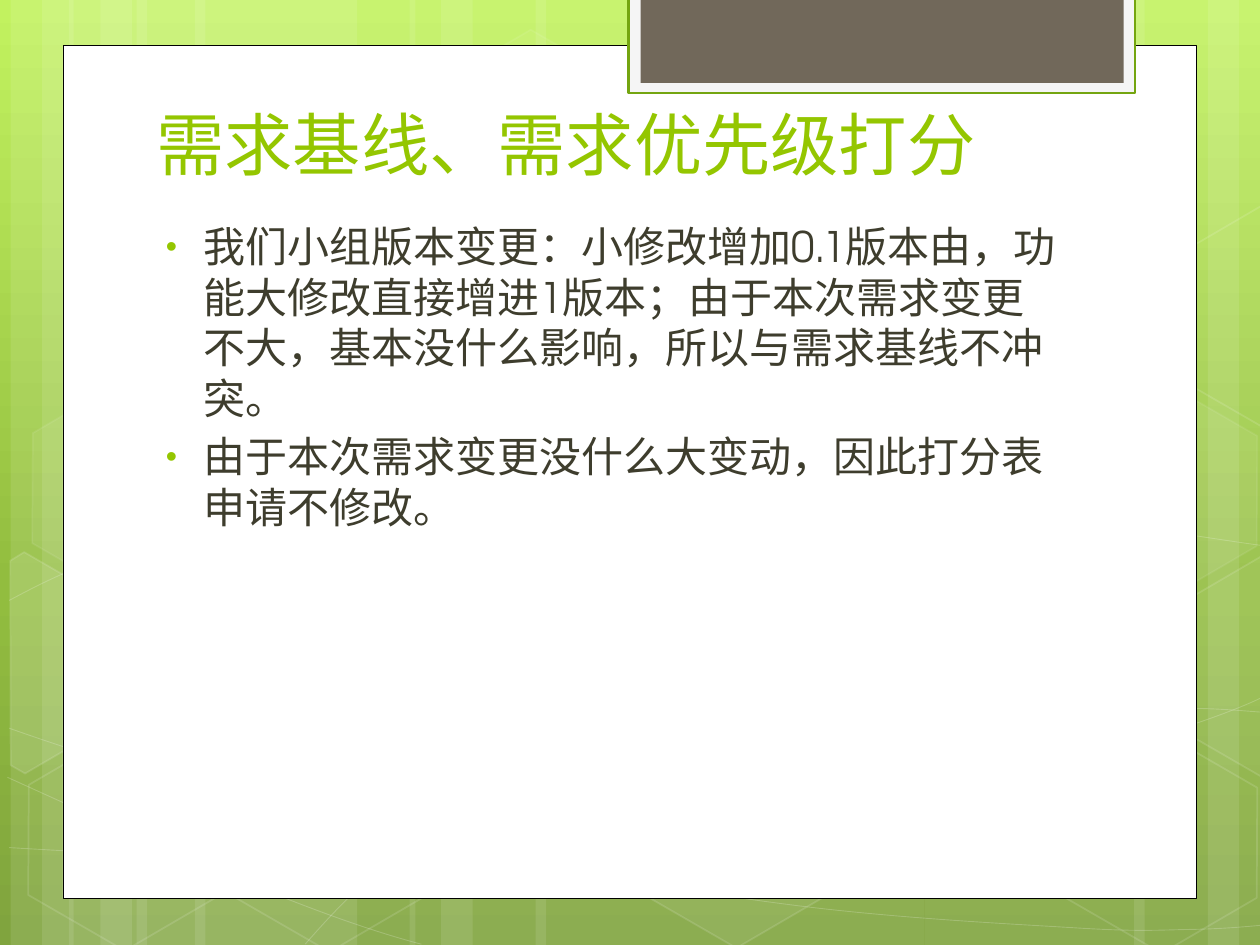
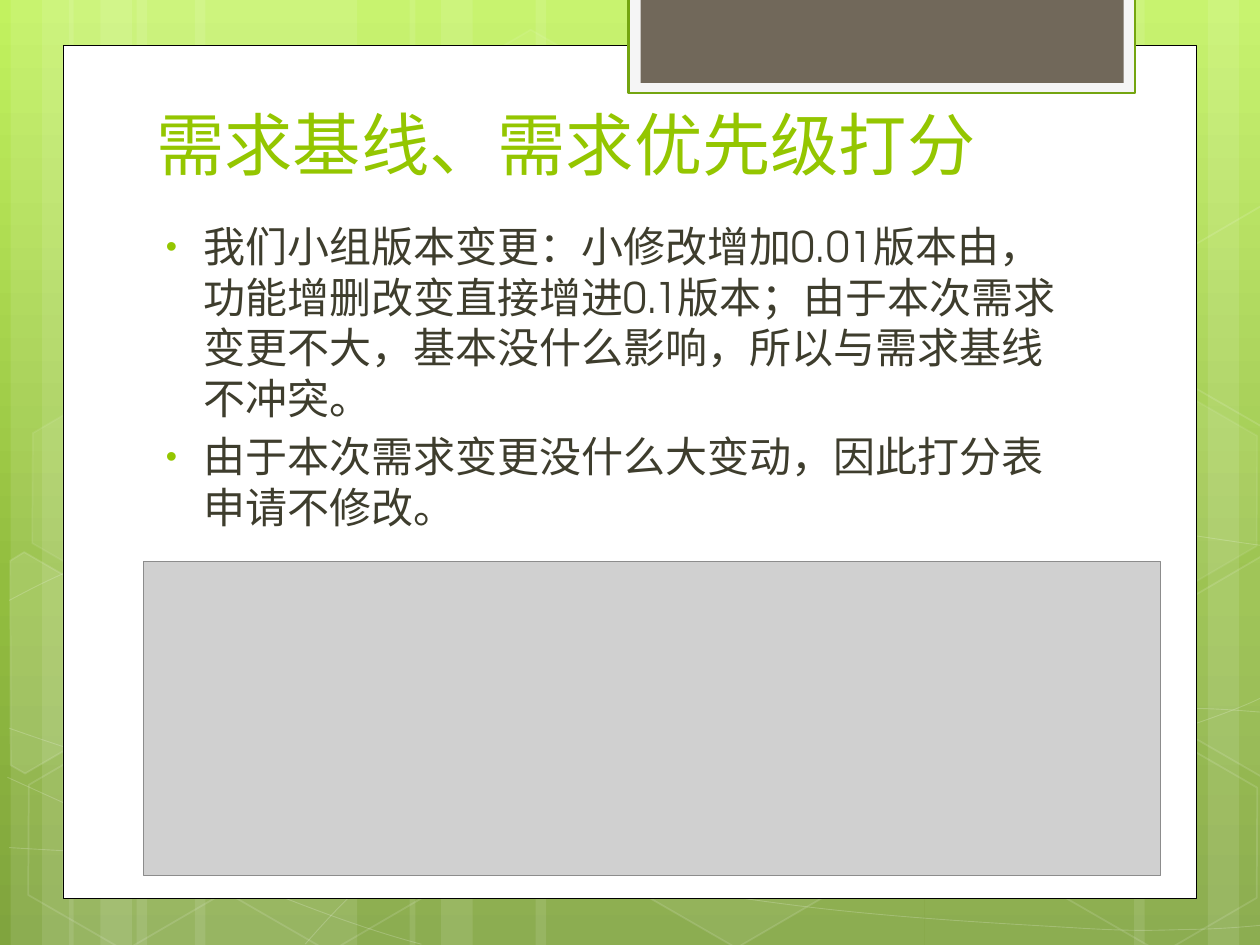
Before and after one commit to rjgcG7/SRS, a slide deck: slide 11 of website/受控文件/需求变更/软件需求变更.pptx. Drawn at 1260x945 pixels with LibreOffice and Linux fonts; fonts in the diff are those of the drawing; grey boxes stand for pictures. Boxes give left, top, right and bottom in pixels: in the first picture for what was removed or moved away, otherwise in the second. Text is boxed around its words. In the diff, an @@ line names an element or a change of style, - is before the commit and + after.

Commit message:
PPT修改

```diff
--- a/website/受控文件/需求变更/软件需求变更.pptx
+++ b/website/受控文件/需求变更/软件需求变更.pptx
@@ text at bbox=[204, 226, 1056, 418]: text changed @@
-• 我们小组版本变更：小修改增加0.1版本由，功能大修改直接增进1版本；由于本次需求变更不大，基本没什么影响，所以与需求基线不冲突。
+• 我们小组版本变更：小修改增加0.01版本由，功能增删改变直接增进0.1版本；由于本次需求变更不大，基本没什么影响，所以与需求基线不冲突。
@@ picture added at bbox=[144, 562, 1160, 876] @@
```
